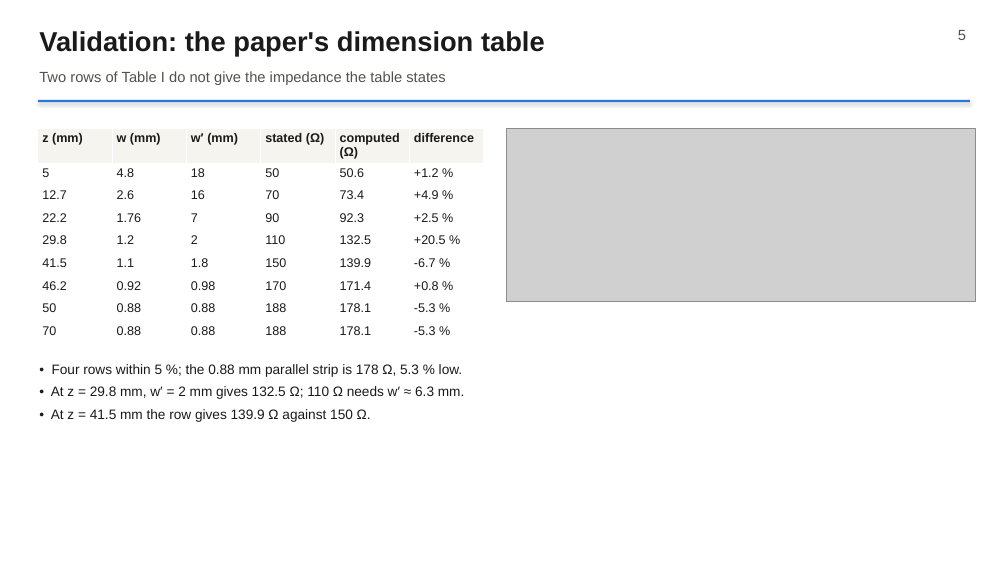
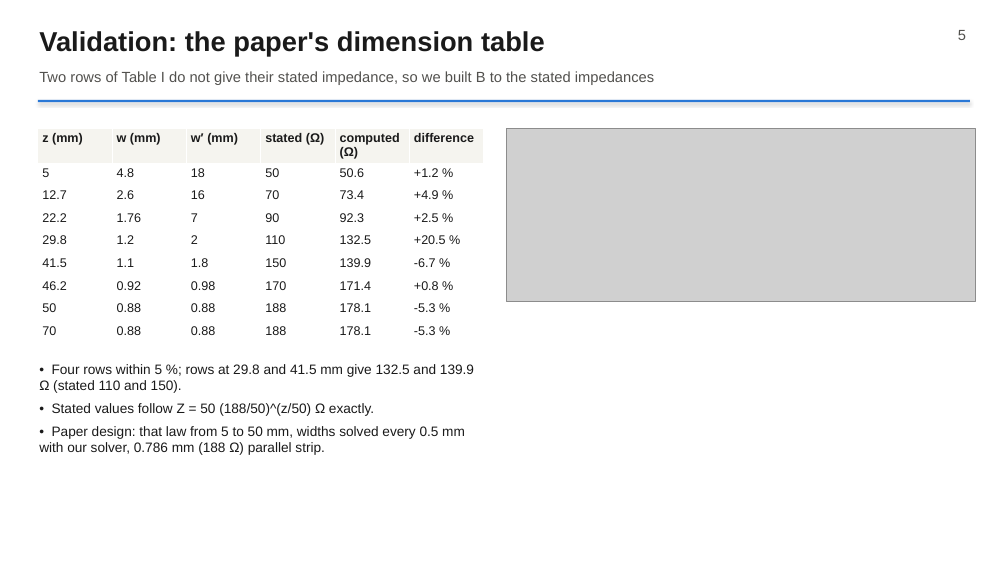
Before and after one commit to RushilJ2603/wideband-balun, a slide deck: slide 5 of slides/Wideband_Balun.pptx. Drawn at 1008x567 pixels with LibreOffice and Linux fonts; fonts in the diff are those of the drawing; grey boxes stand for pictures. Boxes give left, top, right and bottom in pixels: in the first picture for what was removed or moved away, otherwise in the second. Text is boxed around its words. In the diff, an @@ line names an element or a change of style, - is before the commit and + after.

Commit message:
Report, slides and README on the paper design

```diff
--- a/slides/Wideband_Balun.pptx
+++ b/slides/Wideband_Balun.pptx
@@ text at [39,71,654,85]: text changed @@
-Two rows of Table I do not give the impedance the table states
+Two rows of Table I do not give their stated impedance, so we built B to the stated impedances
@@ text at [39,364,474,455]: text changed @@
-• Four rows within 5 %; the 0.88 mm parallel strip is 178 Ω, 5.3 % low.
-• At z = 29.8 mm, w′ = 2 mm gives 132.5 Ω; 110 Ω needs w′ ≈ 6.3 mm.
-• At z = 41.5 mm the row gives 139.9 Ω against 150 Ω.
+• Four rows within 5 %; rows at 29.8 and 41.5 mm give 132.5 and 139.9 Ω (stated 110 and 150).
+• Stated values follow Z = 50 (188/50)^(z/50) Ω exactly.
+• Paper design: that law from 5 to 50 mm, widths solved every 0.5 mm with our solver, 0.786 mm (188 Ω) parallel strip.
```
Also in this commit, not shown: 8 other slides changed, 7 other files.
